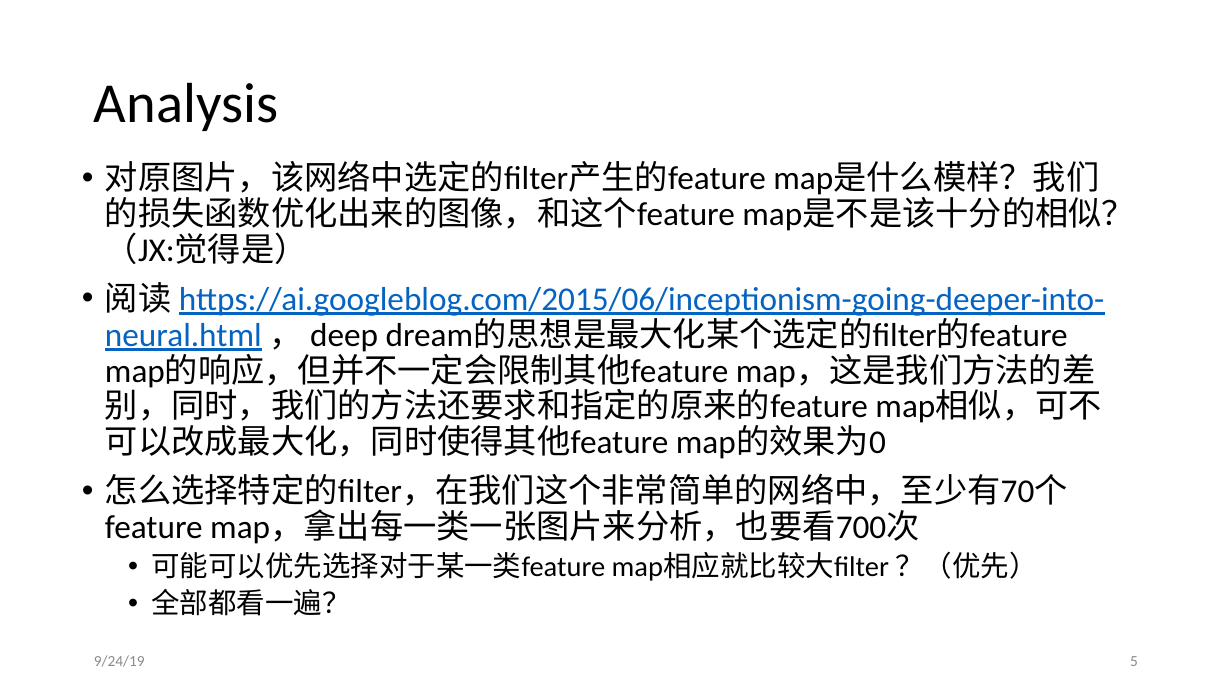
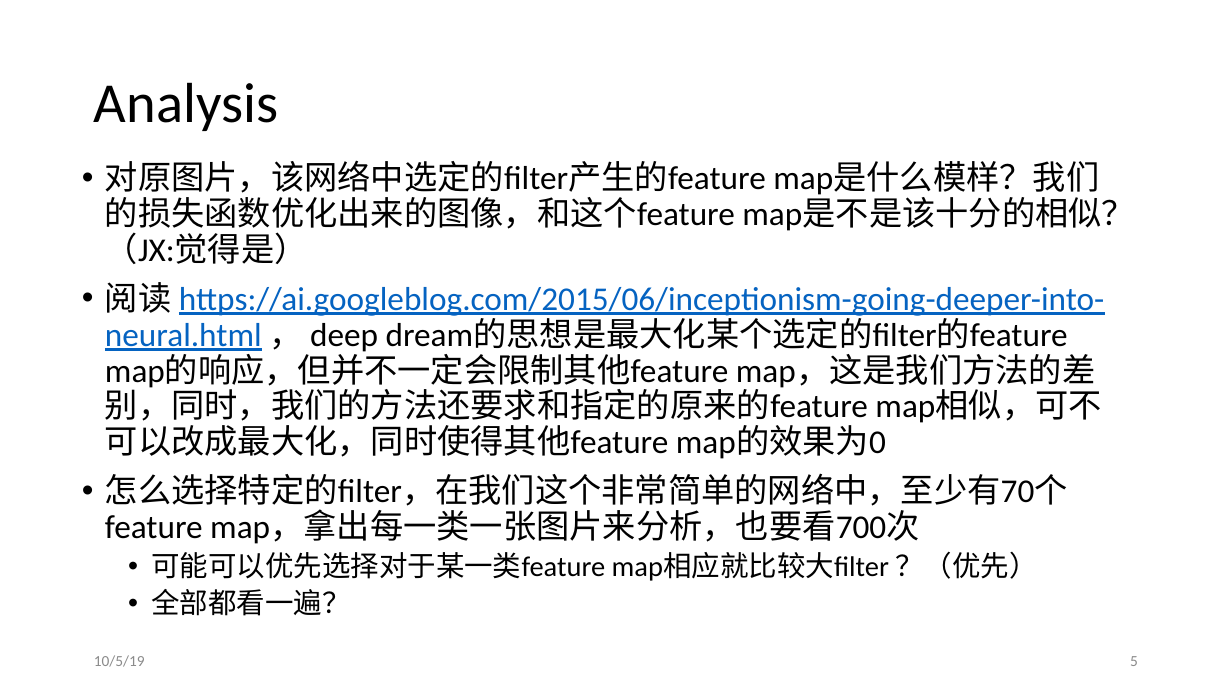
Before and after one commit to JiaxinZhuang/Interpretation, a slide deck: slide 5 of ppt/Interpretation-9-20.pptx. Drawn at 1232x693 pixels with LibreOffice and Linux fonts; fonts in the diff are those of the drawing. Boxes give left, top, right and bottom in pixels: in the first picture for what was removed or moved away, otherwise in the second. Text is boxed around its words. In the diff, an @@ line names an element or a change of style, - is before the commit and + after.

```diff
--- a/ppt/Interpretation-9-20.pptx
+++ b/ppt/Interpretation-9-20.pptx
@@ text at (94,655,145,667): text changed @@
-9/24/19
+10/5/19
```
Also in this commit, not shown: 18 other slides changed, 7 other files.
